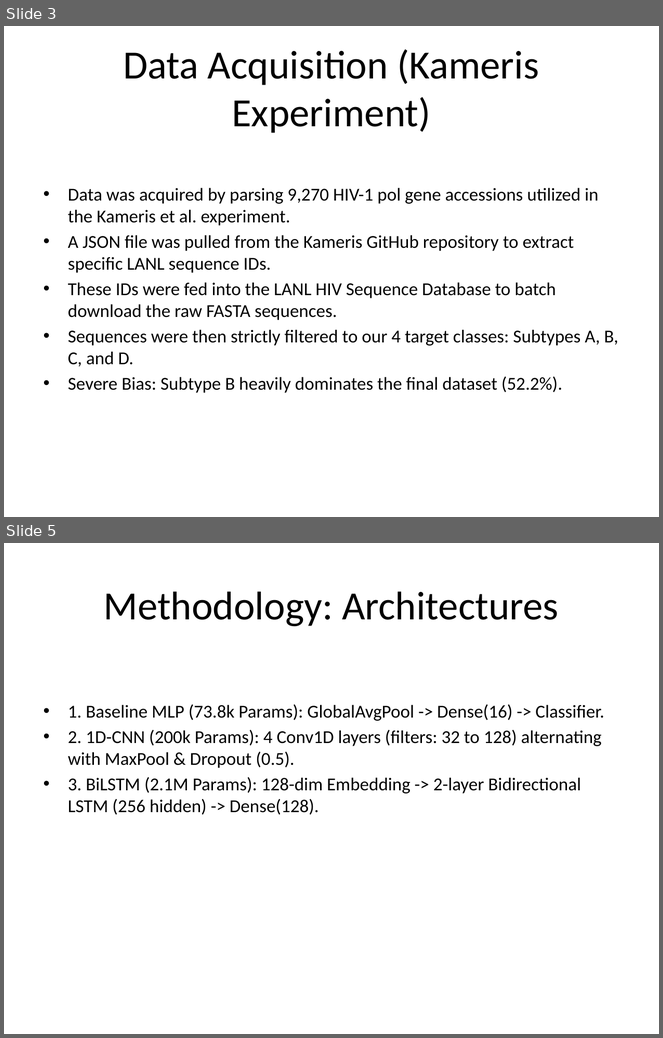
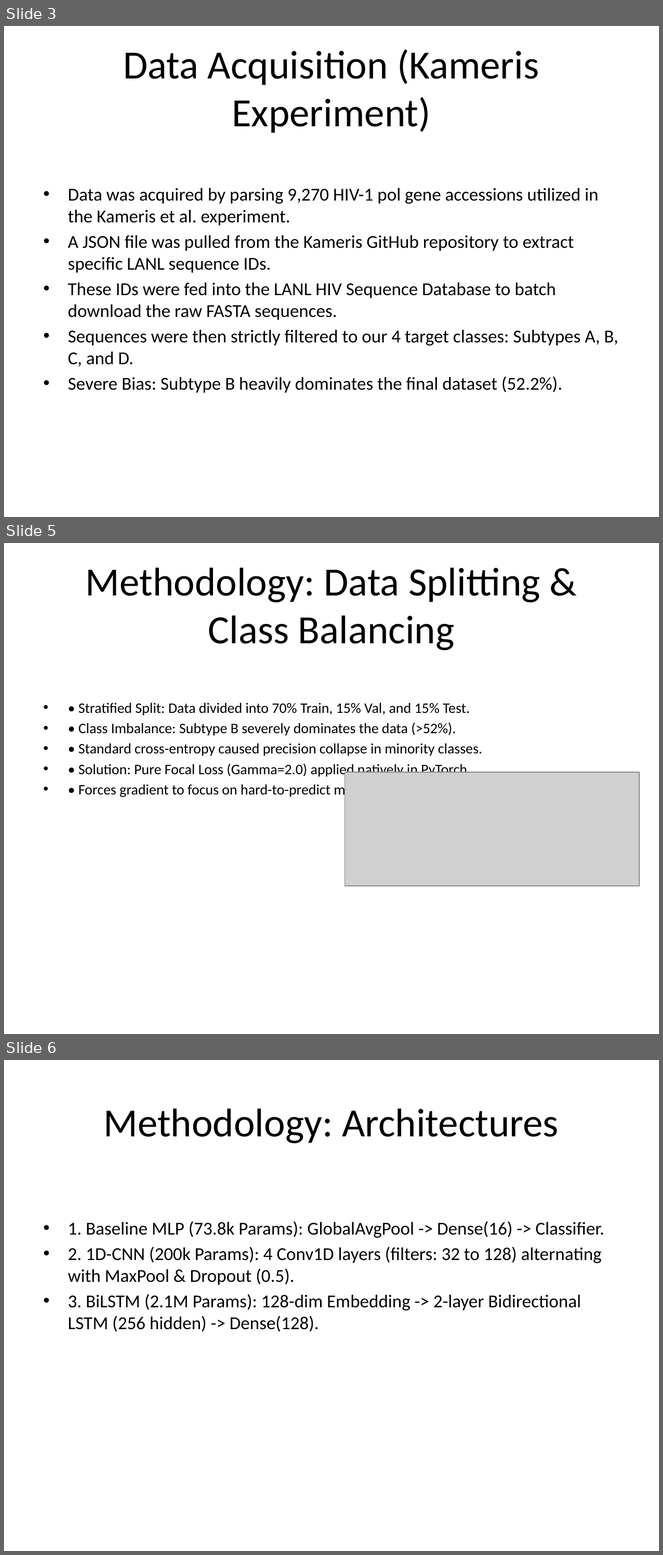
Before and after one commit to JNagawa/HIV_subtype_classifier_DeepLearning, a slide deck: reports/presentation.pptx. Shown one above the other, each under a label of ours: slides 3 and 5 before the commit, slides 3, 5 and 6 after it; the slides between them are not shown. The pictures are 663x1038 and 663x1555 pixels, drawn with LibreOffice and Linux fonts; fonts in the diff are those of the drawing; grey boxes stand for pictures. Boxes give left, top, right and bottom in pixels: in the first picture for what was removed or moved away, otherwise in the second. Text is boxed around its words. In the diff, an @@ line names an element or a change of style, - is before the commit and + after.

Commit message:
Split processing and class balancing into distinct slides and update docx splits

```diff
--- a/reports/presentation.pptx
+++ b/reports/presentation.pptx
@@ slide 5 added at (4, 543, 659, 1034), background #FFFFFF @@
@@ title added at (86, 567, 541, 651), 44 pt, text #000000 @@
+Methodology: Data Splitting & Class Balancing
@@ text added at (78, 703, 482, 798), 16 pt, text #000000 @@
+• • Stratified Split: Data divided into 70% Train, 15% Val, and 15% Test.
+• • Class Imbalance: Subtype B severely dominates the data (>52%).
+• • Standard cross-entropy caused precision collapse in minority classes.
+• • Solution: Pure Focal Loss (Gamma=2.0) applied natively in PyTorch.
+• • Forces gradient to focus on hard-to-predict minority strains (A, C, D).
@@ picture added at (345, 772, 639, 886) @@
@@ what was slide 5 is now slide 6 @@
```
Also in this commit, not shown: 1 other slide added, 1 slide removed, 3 other files.
